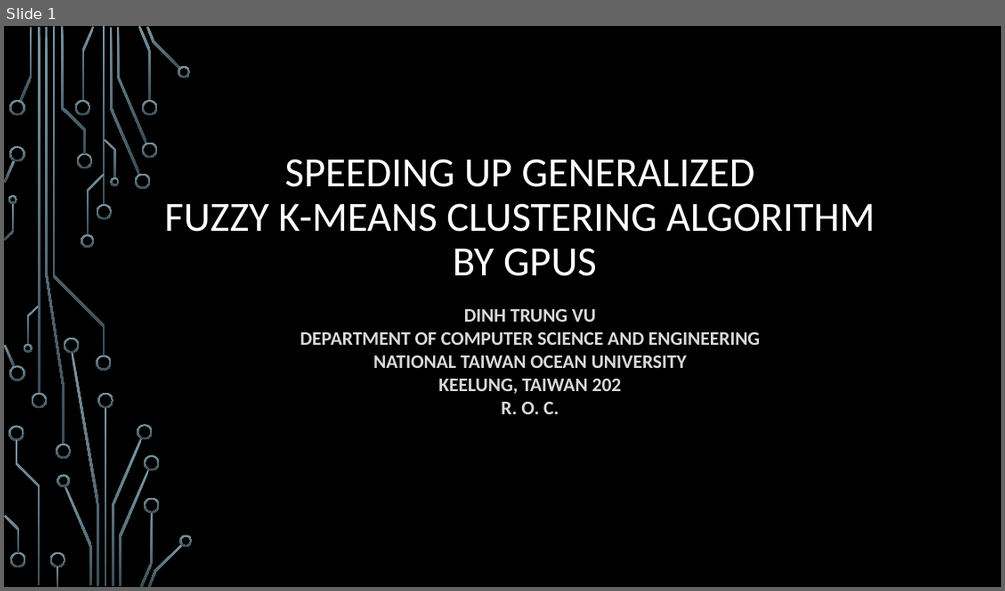
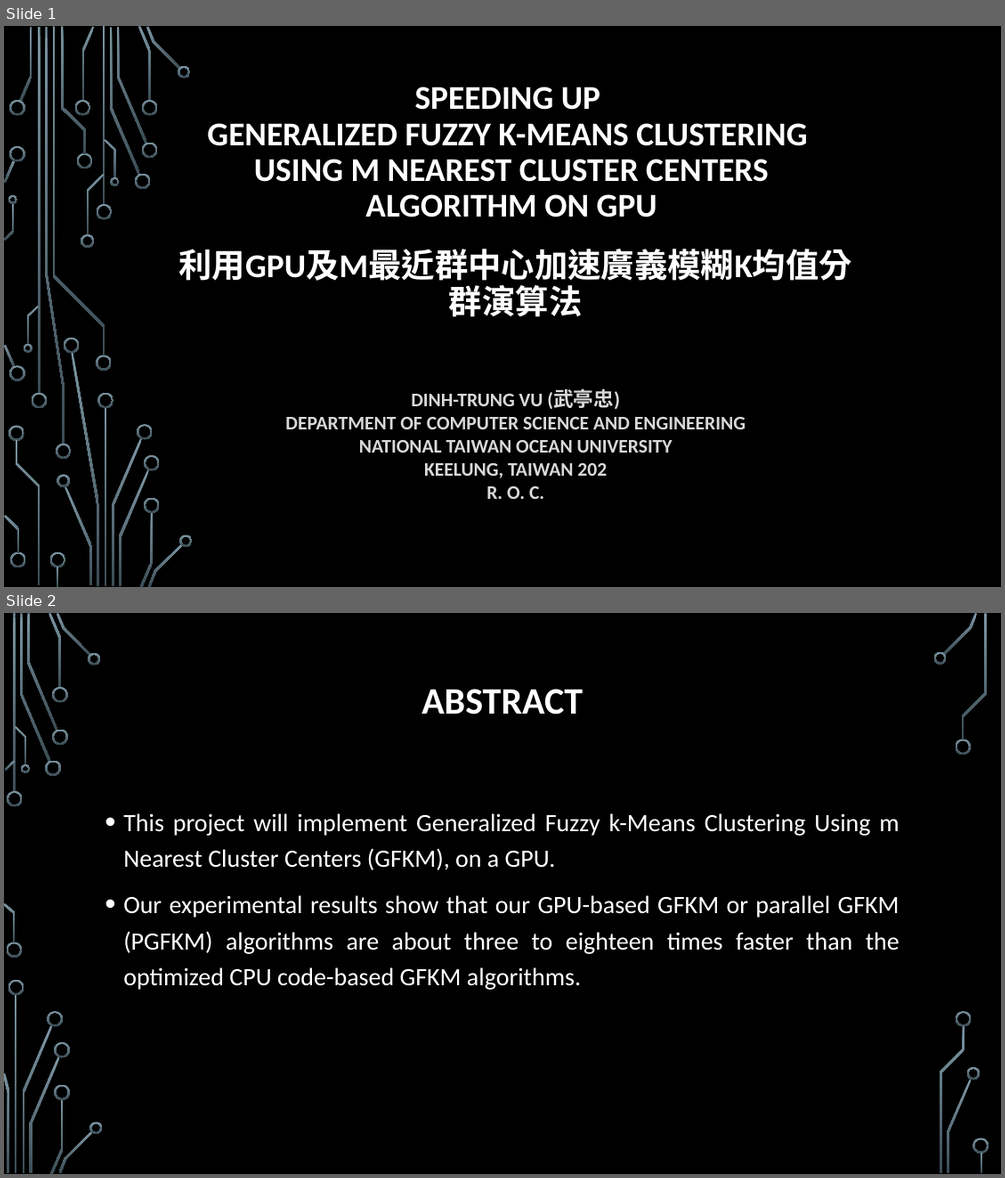
Before and after one commit to trungvdhp/master-ntou, a slide deck: ImageProcessing/Speeding up GFKM.pptx. Shown one above the other, each under a label of ours: slide 1 before the commit, slides 1 and 2 after it. The pictures are 1005x591 and 1005x1178 pixels, drawn with LibreOffice and Linux fonts; fonts in the diff are those of the drawing; background and template pictures are left out. Boxes give left, top, right and bottom in pixels: in the first picture for what was removed or moved away, otherwise in the second. Text is boxed around its words. In the diff, an @@ line names an element or a change of style, - is before the commit and + after.

```diff
--- a/ImageProcessing/Speeding up GFKM.pptx
+++ b/ImageProcessing/Speeding up GFKM.pptx
@@ slide 2 added at (x1=4, y1=613, x2=1001, y2=1174), background picture (left out) @@
@@ title added at (x1=421, y1=689, x2=582, y2=714), 36 pt, text #FFFFFF, bold @@
+ABSTRACT
@@ text added at (x1=123, y1=813, x2=899, y2=989), 24 pt, text #FFFFFF @@
+• This project will implement Generalized Fuzzy k-Means Clustering Using m Nearest Cluster Centers (GFKM), on a GPU.
+• Our experimental results show that our GPU-based GFKM or parallel GFKM (PGFKM) algorithms are about three to eighteen times faster than the optimized CPU code-based GFKM algorithms.
@@ group added at (x1=4, y1=613, x2=989, y2=1174): 33 freeform shapes, 3 rectangles @@
@@ slide 1 changed as well @@
@@ title at (x1=207, y1=87, x2=807, y2=217): text changed; size 40 to 32 pt; bold on @@
-SPEEDING UP GENERALIZED
-FUZZY K-MEANS CLUSTERING ALGORITHM
-BY GPUS
+SPEEDING UP
+GENERALIZED FUZZY K-MEANS CLUSTERING
+USING M NEAREST CLUSTER CENTERS
+ALGORITHM ON GPU
@@ text added at (x1=178, y1=248, x2=852, y2=286), 32 pt, text #FFFFFF, bold @@
+利用GPU及M最近群中心加速廣義模糊K均值分群演算法
@@ subtitle "DINH-TRUNG VU (武亭忠)" moved from (x1=300, y1=309, x2=760, y2=414) to (x1=285, y1=388, x2=745, y2=499) @@
@@ subtitle at (x1=411, y1=388, x2=620, y2=410): text changed @@
-DINH TRUNG VU
+DINH-TRUNG VU (武亭忠)
```
Also in this commit, not shown: 3 other slides added, 1 slide removed, 3 other files.
